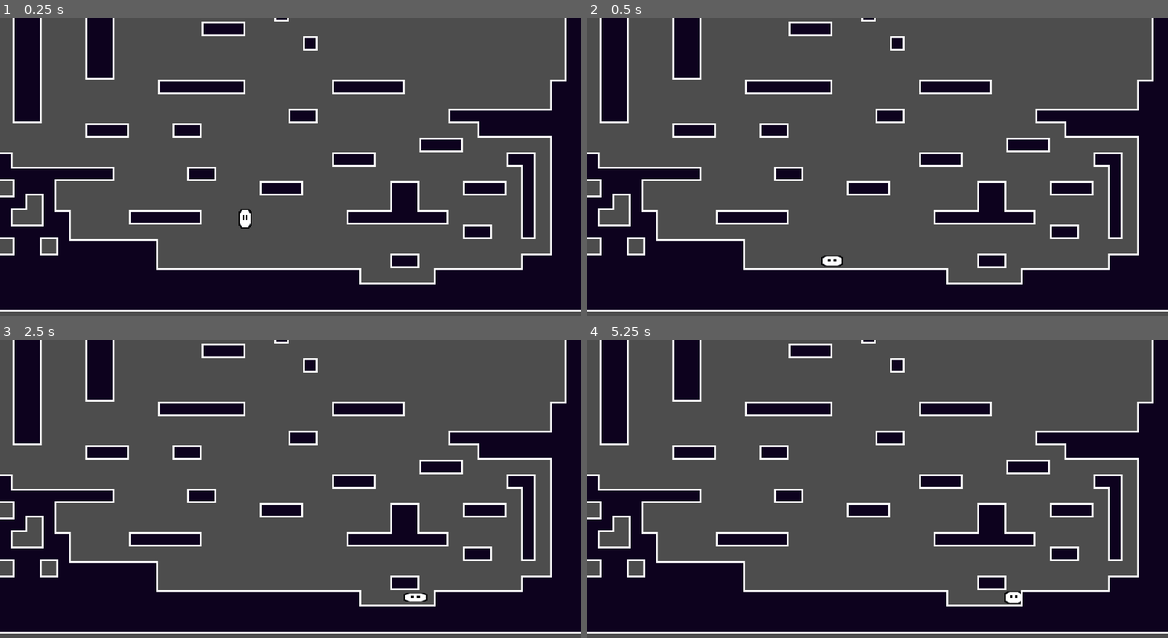
Above: before the commit, frames 1-4 (two rows, left to right).
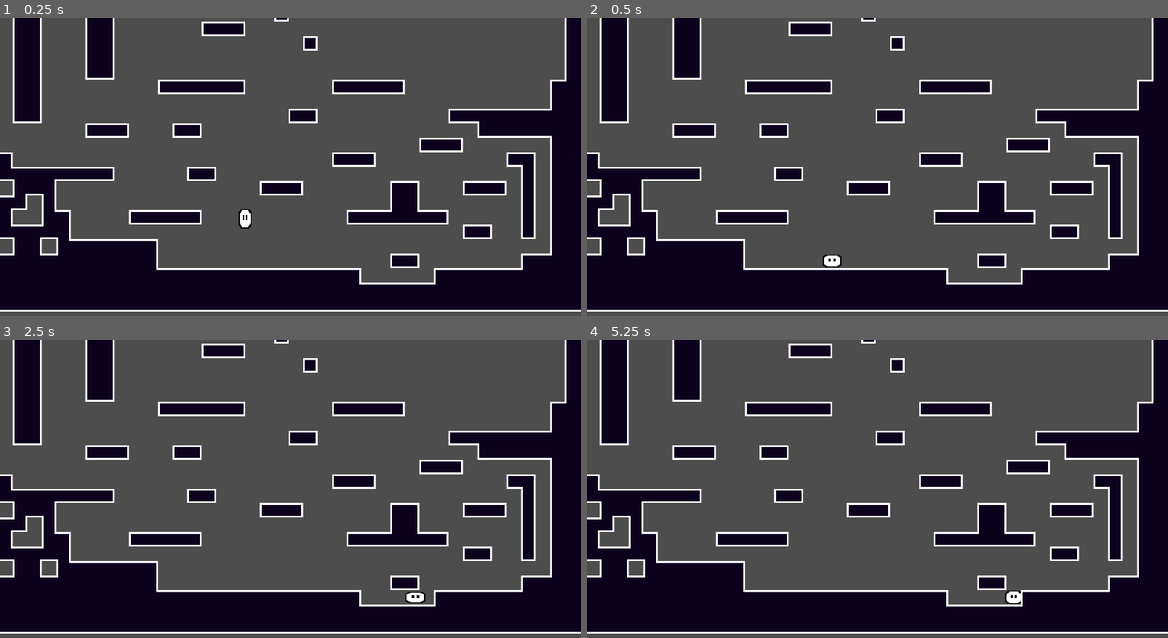
Above: after the commit, the same moments.

Repository: picalexs/LightBender
Game: Godot game, scene res://levels/test_room/test_scene.tscn
Two runs of this game, one before a commit and one after it. Both use one fixed random seed, a clock stepped at 60 frames per second and the inputs below.
Inputs:
- Up to frame 1 (0.25 s): no input
- Up to frame 2 (0.5 s): no input
- Up to frame 3 (2.5 s): tap Enter (ui_accept) at 0.5, 0.77, 1.52 s; hold Right (ui_right) 0.53-2.03 s; hold Left (ui_left) from 2.03 s (still down)
- Up to frame 4 (5.25 s): release Left (ui_left) at 2.78 s; hold Right (ui_right) 2.78-4.28 s; tap Enter (ui_accept) at 3.02, 3.5, 3.77, 4.52 s; hold Left (ui_left) 4.28-5.03 s; hold Right (ui_right) from 5.03 s (still down)

Frame 1 is identical in both runs. In frame 2, less than 0.1% of the frame differs, in the area x 40-45%, y 79-84%; in frame 3, less than 0.1%, in the area x 69-74%, y 84-89%; in frame 4, less than 0.1%.

Commit message:
Player: Saved player

Diff:
--- a/light-bender/features/player/player.tscn
+++ b/light-bender/features/player/player.tscn
@@ -20,4 +20,5 @@
 
 [node name="SquashStretch" type="Node" parent="." unique_id=1382942515]
 script = ExtResource("3_squash")
-jump_squash_amount = 0.5
+squash_amount = 1.2
+jump_squash_amount = 0.7
--- a/light-bender/features/player/player_squash_stretch.gd
+++ b/light-bender/features/player/player_squash_stretch.gd
@@ -2,8 +2,8 @@
 
 @export_group("Squash & Stretch")
 @export var fall_stretch_amount: float = 0.4
-@export var squash_amount: float = 2.0
-@export var jump_squash_amount: float = 0.3
+@export var squash_amount: float = 1.2
+@export var jump_squash_amount: float = 0.7
 @export var recovery_speed: float = 10.0
 
 var _character_body: CharacterBody2D
